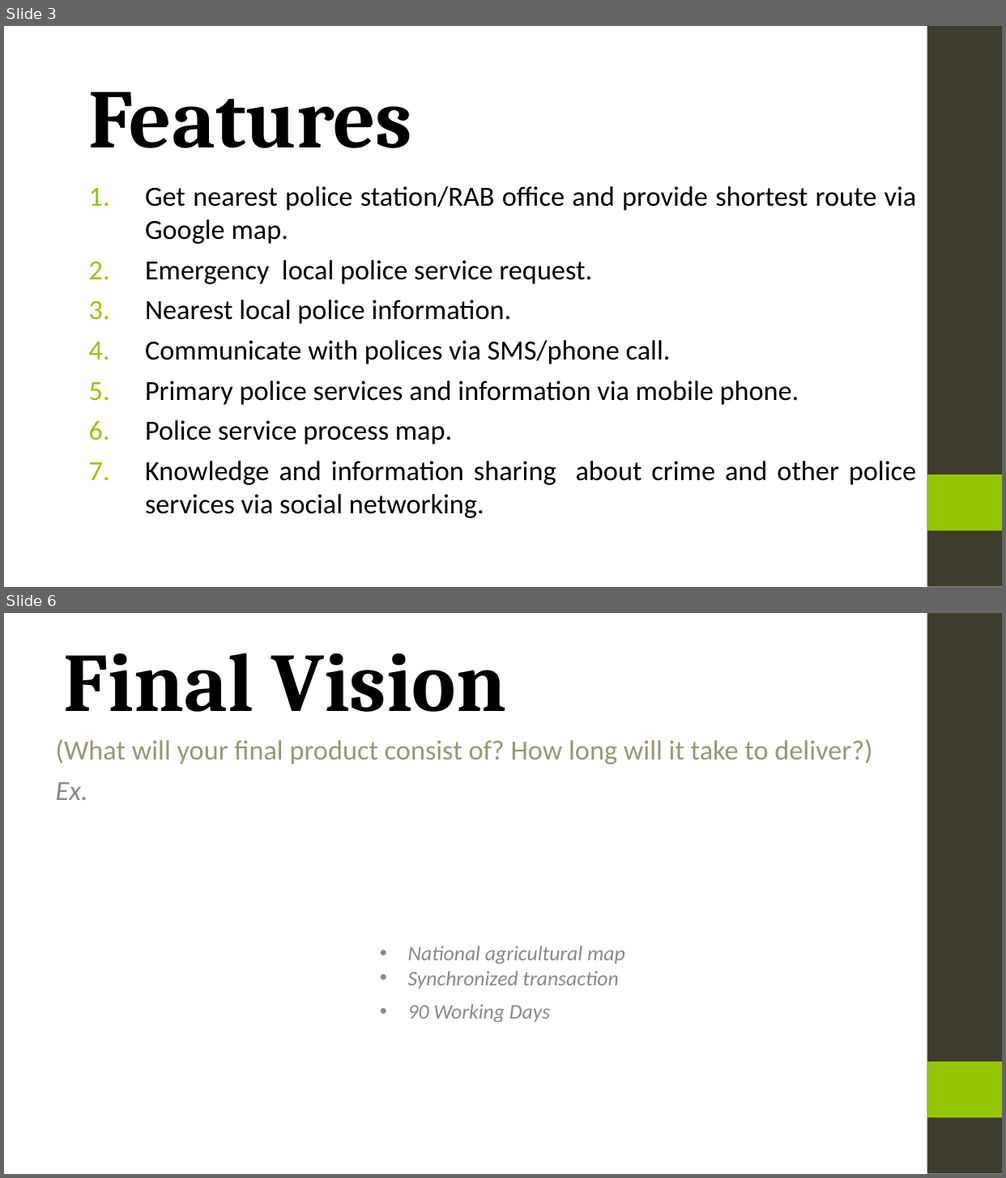
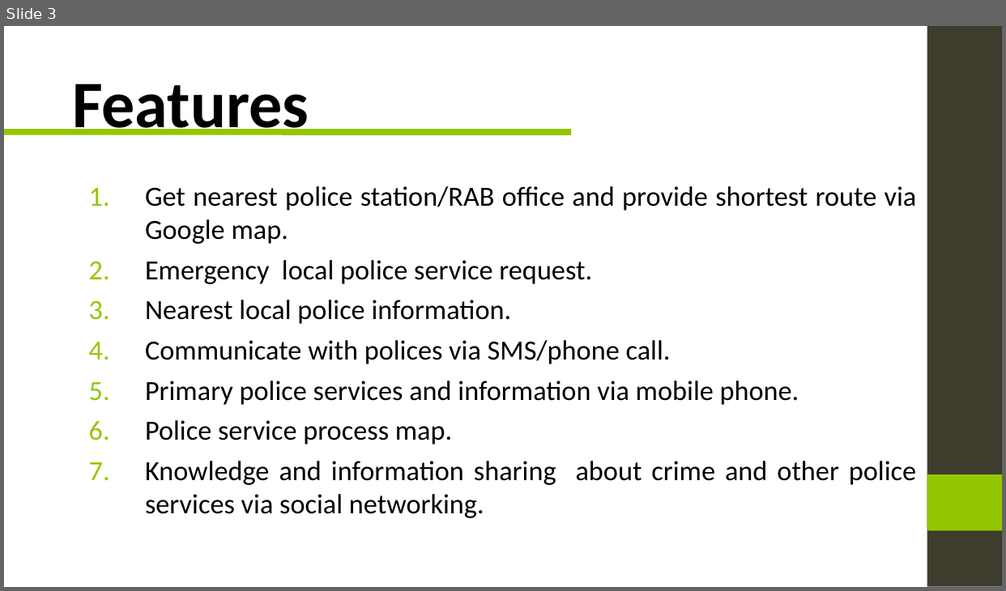
Before and after one commit to ServiceInnovationCamp/Group23, a slide deck: Team 23.ppt. Shown one above the other, each under a label of ours: slides 3 and 6 before the commit, slide 3 after it; the slides between them are not shown. The pictures are 1006x1178 and 1006x591 pixels, drawn with LibreOffice and Linux fonts; fonts in the diff are those of the drawing; background and template pictures are left out. Boxes give left, top, right and bottom in pixels: in the first picture for what was removed or moved away, otherwise in the second. Text is boxed around its words. In the diff, an @@ line names an element or a change of style, - is before the commit and + after.

```diff
--- a/Team 23.ppt
+++ b/Team 23.ppt
@@ slide 6 removed at (4,613,1002,1174), background picture (left out); not listed: 2 template elements that a slide beside it also shows @@
@@ title removed at (64,653,506,712) @@
-Final Vision
@@ subtitle removed at (56,739,872,800) @@
-(What will your final product consist of? How long will it take to deliver?)
-Ex.
@@ text removed at (408,946,625,989) @@
-• National agricultural map
-• Synchronized transaction
@@ text removed at (408,1004,550,1023) @@
-• 90 Working Days
@@ slide 3 changed as well @@
@@ title "Features": place and size @@
-title "Features" at (89,92,413,148)
+title "Features" at (72,84,309,135)
@@ title "Features" at (72,84,309,135): size 60 to 48 pt, font Cambria to Calibri @@
@@ line added from (4, 132) to (571, 132), #94C600 4.51 pt @@
```
Also in this commit, not shown: 4 other slides changed, 5 slides added, 2 other slides removed.
